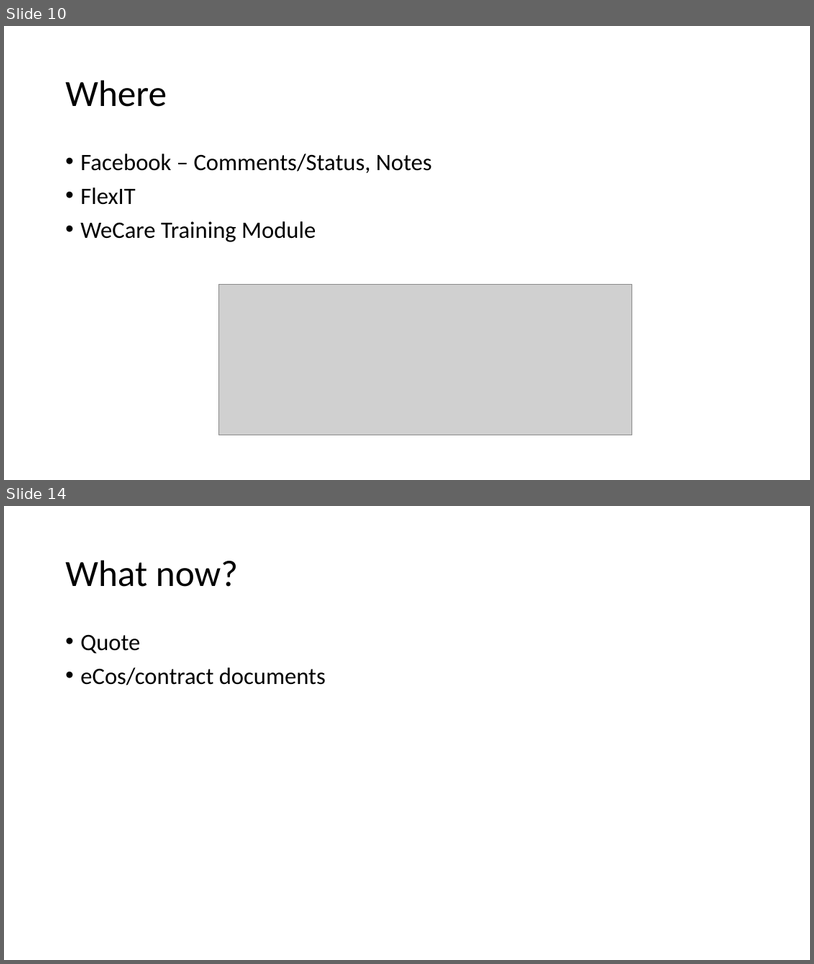
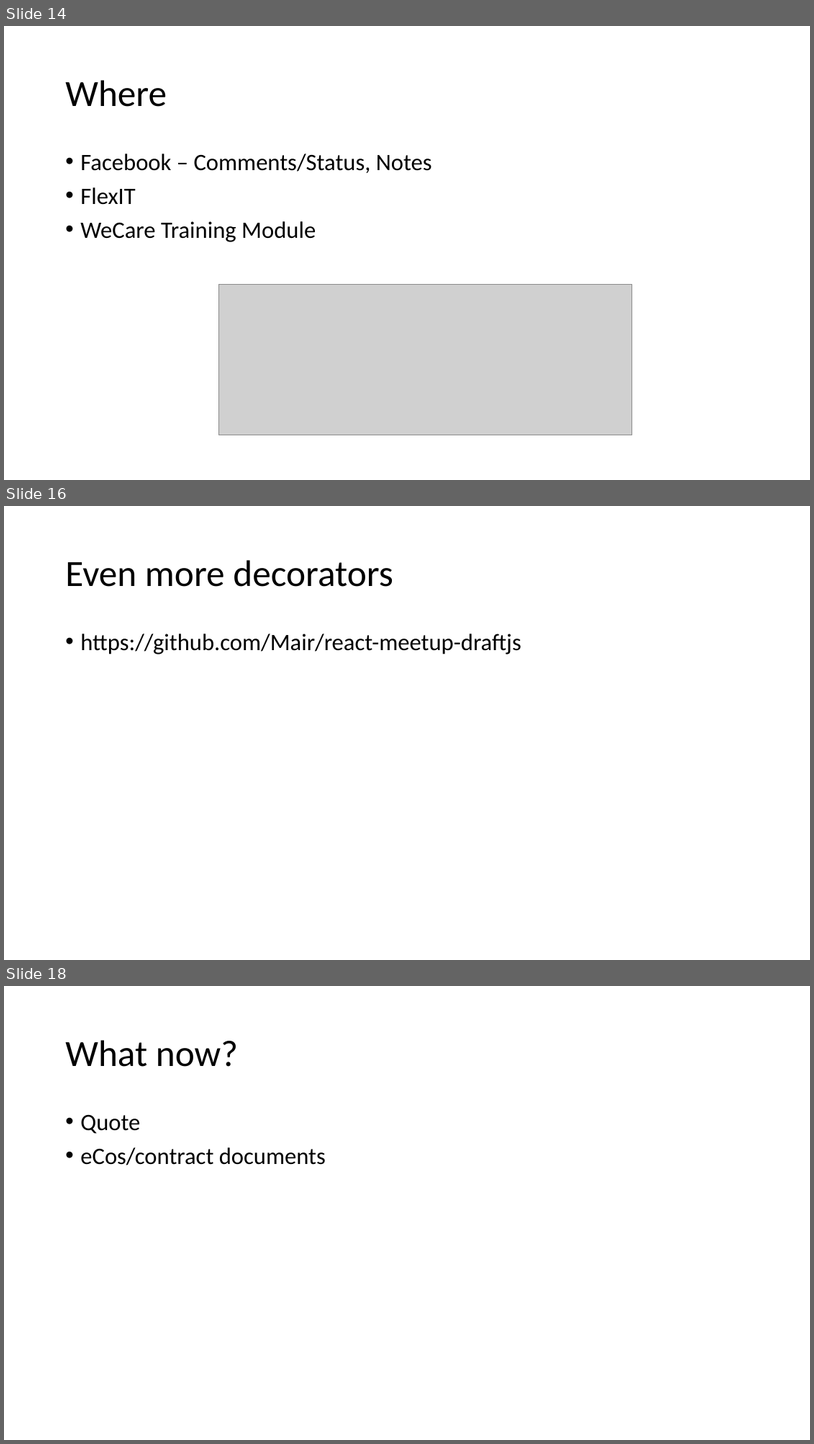
Before and after one commit to Daniel--cai/draft-js-retro, a slide deck: slide.pptx. Shown one above the other, each under a label of ours: slides 10 and 14 before the commit, slides 14, 16 and 18 after it; the slides between them are not shown. The pictures are 814x964 and 814x1444 pixels, drawn with LibreOffice and Linux fonts; fonts in the diff are those of the drawing; grey boxes stand for pictures. Boxes give left, top, right and bottom in pixels: in the first picture for what was removed or moved away, otherwise in the second. Text is boxed around its words. In the diff, an @@ line names an element or a change of style, - is before the commit and + after.

```diff
--- a/slide.pptx
+++ b/slide.pptx
@@ slide 16 added at <box>4,506,810,960</box>, background #FFFFFF @@
@@ title added at <box>65,560,394,587</box>, 44 pt, text #000000 @@
+Even more decorators
@@ text added at <box>80,633,521,654</box>, 28 pt, text #000000 @@
+• https://github.com/Mair/react-meetup-draftjs
@@ what was slide 10 is now slide 14 @@
@@ what was slide 14 is now slide 18 @@
```
Also in this commit, not shown: 9 slides changed, 4 other slides added, 1 slide removed, 12 other files.
